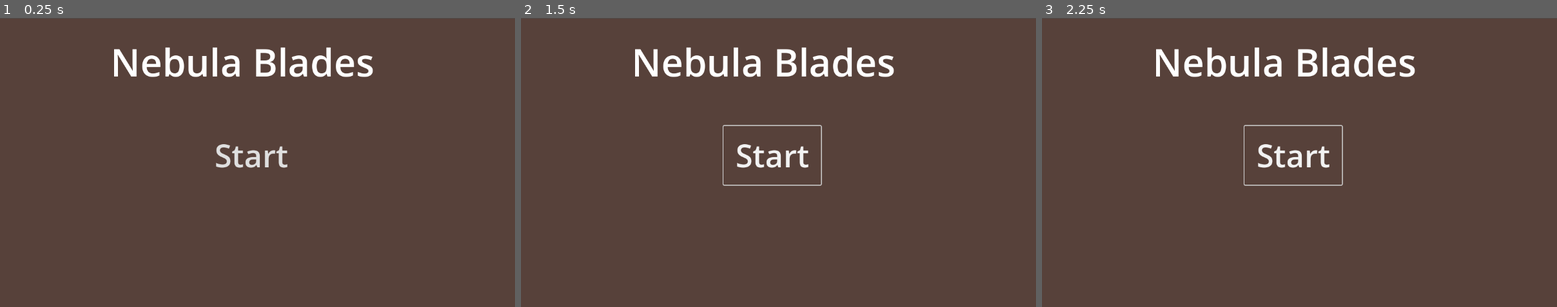
Above: before the commit, frames 1-3 (left to right).
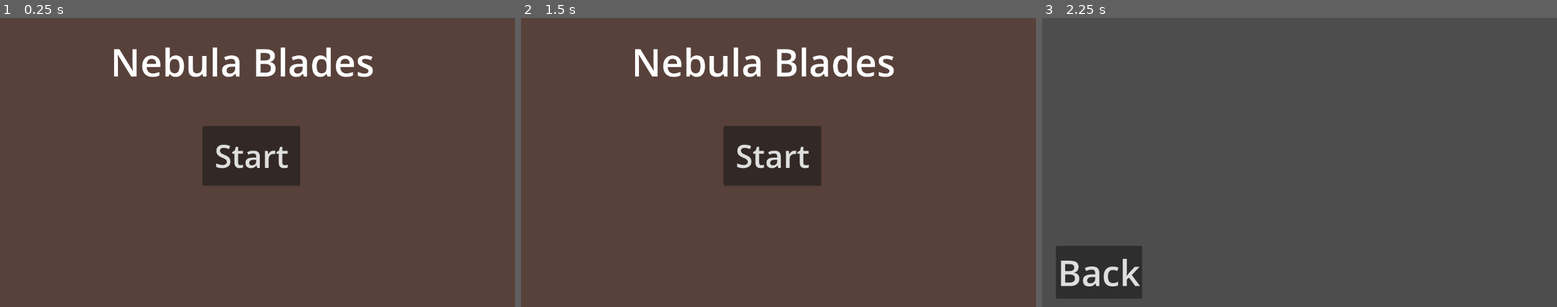
Above: after the commit, the same moments.

Repository: lorGR/NebulaBlades
Game: Godot game, scene res://scenes/main.tscn
The game is run twice, just before and just after one commit, with the same random seed, the same clock (stepped at 60 frames per second) and the same inputs.
Inputs (mouse positions are in pixels of both pictures, inside the frame that each line leads up to):
- Up to frame 1 (0.25 s): no input
- Up to frame 2 (1.5 s): click "Start" at 0.5 s; click (577, 272) at 1.25 s, where only the run after the commit has a clickable "Back"
- Up to frame 3 (2.25 s): click "Start" at 2 s

The runs differ from the first frame. In frame 1, 3.6% of the frame differs, in the area x 39-59%, y 37-58%; in frame 2, 3.7%; in frame 3, 5.8%, in the area x 2-73%, y 10-98%.

Commit message:
Added logic for buttons

Diff:
--- /dev/null
+++ b/scenes/level1.gd
@@ -0,0 +1,16 @@
+extends Node2D
+
+
+# Called when the node enters the scene tree for the first time.
+func _ready():
+	pass # Replace with function body.
+
+
+# Called every frame. 'delta' is the elapsed time since the previous frame.
+func _process(delta):
+	pass
+
+
+func _on_button_pressed():
+	var mainMenu = "res://scenes/main.tscn"
+	get_tree().change_scene_to_file(mainMenu)
--- /dev/null
+++ b/scenes/level1.tscn
@@ -0,0 +1,23 @@
+[gd_scene load_steps=2 format=3 uid="uid://dkaw0sl3nu53u"]
+
+[ext_resource type="Script" path="res://scenes/level1.gd" id="1_bcn34"]
+
+[node name="Level1" type="Node2D"]
+script = ExtResource("1_bcn34")
+
+[node name="Control" type="Control" parent="."]
+layout_mode = 3
+anchors_preset = 0
+offset_right = 40.0
+offset_bottom = 40.0
+
+[node name="Button" type="Button" parent="Control"]
+layout_mode = 0
+offset_left = 31.0
+offset_top = 511.0
+offset_right = 224.0
+offset_bottom = 629.0
+theme_override_font_sizes/font_size = 80
+text = "Back"
+
+[connection signal="pressed" from="Control/Button" to="." method="_on_button_pressed"]
--- a/scenes/main.tscn
+++ b/scenes/main.tscn
@@ -1,4 +1,6 @@
-[gd_scene format=3 uid="uid://caj417fmmy1gy"]
+[gd_scene load_steps=2 format=3 uid="uid://caj417fmmy1gy"]
+
+[ext_resource type="Script" path="res://scripts/main-menu.gd" id="1_evnen"]
 
 [node name="Control" type="Control"]
 layout_mode = 3
@@ -7,6 +9,7 @@
 anchor_bottom = 1.0
 grow_horizontal = 2
 grow_vertical = 2
+script = ExtResource("1_evnen")
 
 [node name="ColorRect" type="ColorRect" parent="."]
 layout_mode = 0
@@ -15,7 +18,7 @@
 offset_bottom = 648.0
 color = Color(0.341775, 0.254547, 0.22731, 1)
 
-[node name="Label" type="Label" parent="."]
+[node name="lbl-title" type="Label" parent="."]
 layout_mode = 0
 offset_left = 247.0
 offset_top = 40.0
@@ -30,6 +33,8 @@
 offset_top = 242.0
 offset_right = 671.0
 offset_bottom = 374.0
+scale = Vector2(1.00269, 1.01595)
 theme_override_font_sizes/font_size = 70
 text = "Start"
-flat = true
+
+[connection signal="pressed" from="btn-start" to="." method="_on_btnstart_pressed"]
--- /dev/null
+++ b/scripts/main-menu.gd
@@ -0,0 +1,16 @@
+extends Control
+
+# Called when the node enters the scene tree for the first time.
+func _ready():
+	pass # Replace with function body.
+
+
+# Called every frame. 'delta' is the elapsed time since the previous frame.
+func _process(delta):
+	pass
+
+
+func _on_btnstart_pressed():
+	var level1 = "res://scenes/level1.tscn"
+	get_tree().change_scene_to_file(level1)
+	print("Start BTN Pressed")
